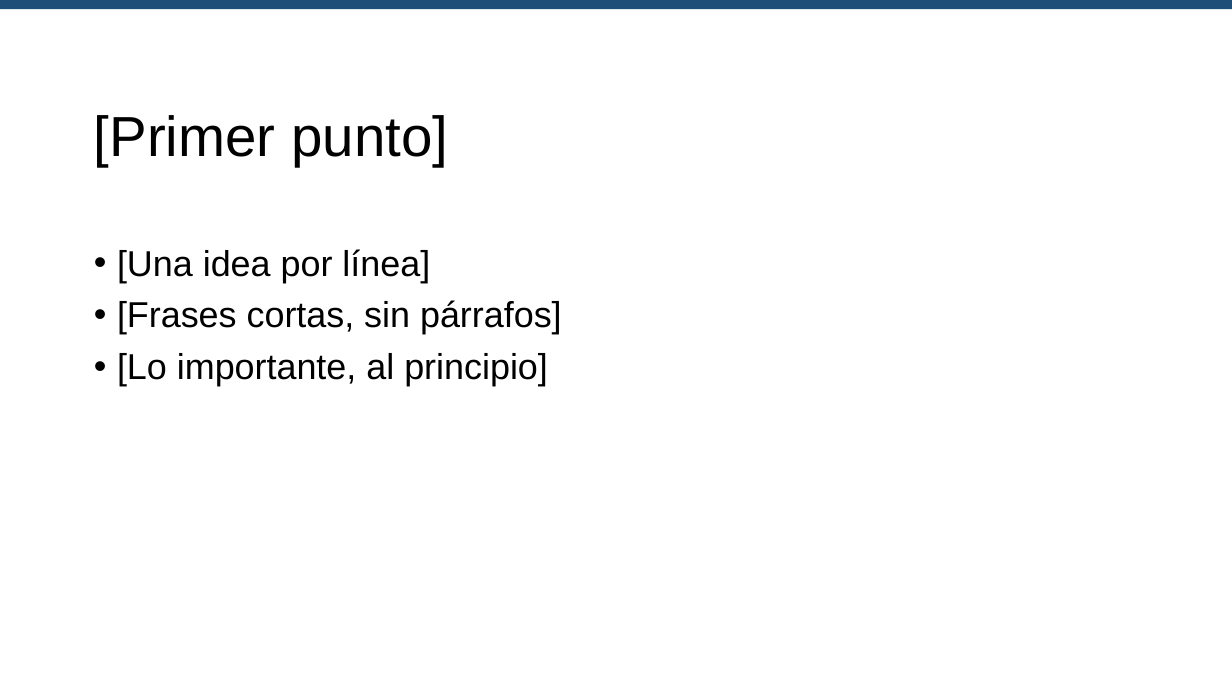
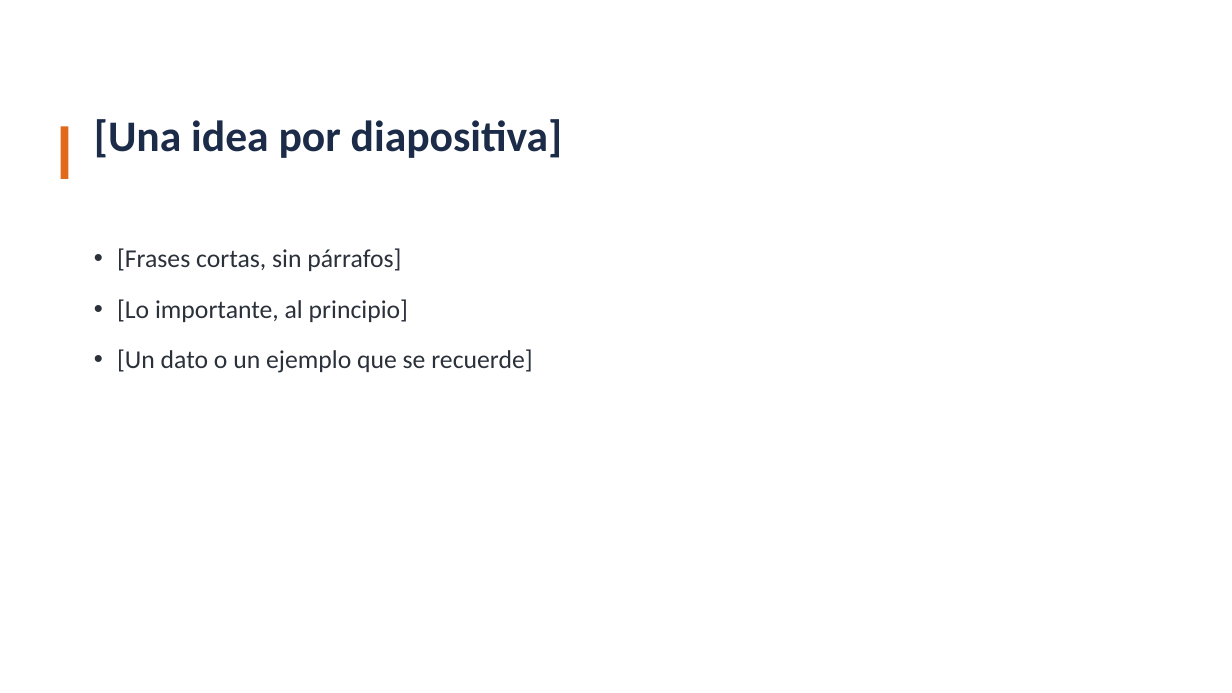
Before and after one commit to MolinoSuite/Molino, a slide deck: slide 4 of resources/templates/es/presentacion.pptx (slide 3 before the commit). Drawn at 1232x693 pixels with LibreOffice and Linux fonts; fonts in the diff are those of the drawing. Boxes give left, top, right and bottom in pixels: in the first picture for what was removed or moved away, otherwise in the second. Text is boxed around its words. In the diff, an @@ line names an element or a change of style, - is before the commit and + after.

```diff
--- a/resources/templates/es/presentacion.pptx
+++ b/resources/templates/es/presentacion.pptx
@@ rectangle removed at (x1=0, y1=0, x2=1232, y2=9) @@
@@ title at (x1=94, y1=119, x2=562, y2=158): text changed; size 44 to 34 pt; font Arial to Calibri; text colour #000000 to #1B2B48; bold on @@
-[Primer punto]
+[Una idea por diapositiva]
@@ rectangle added at (x1=61, y1=127, x2=68, y2=179), fill #E06A1A @@
@@ text at (x1=117, y1=249, x2=430, y2=283): paragraph removed @@
-• [Una idea por línea]
@@ text at (x1=117, y1=248, x2=408, y2=322): size 28 to 20 pt, font Arial to Calibri, text colour #000000 to #2B313B in "[Frases cortas, sin párrafos]", "[Lo importante, al principio]"; more space between paragraphs @@
@@ text at (x1=117, y1=349, x2=532, y2=373): paragraph added @@
+• [Un dato o un ejemplo que se recuerde]
```
Also in this commit, not shown: 2 other slides changed, 4 slides added, 2 slides removed, 11 other files.
